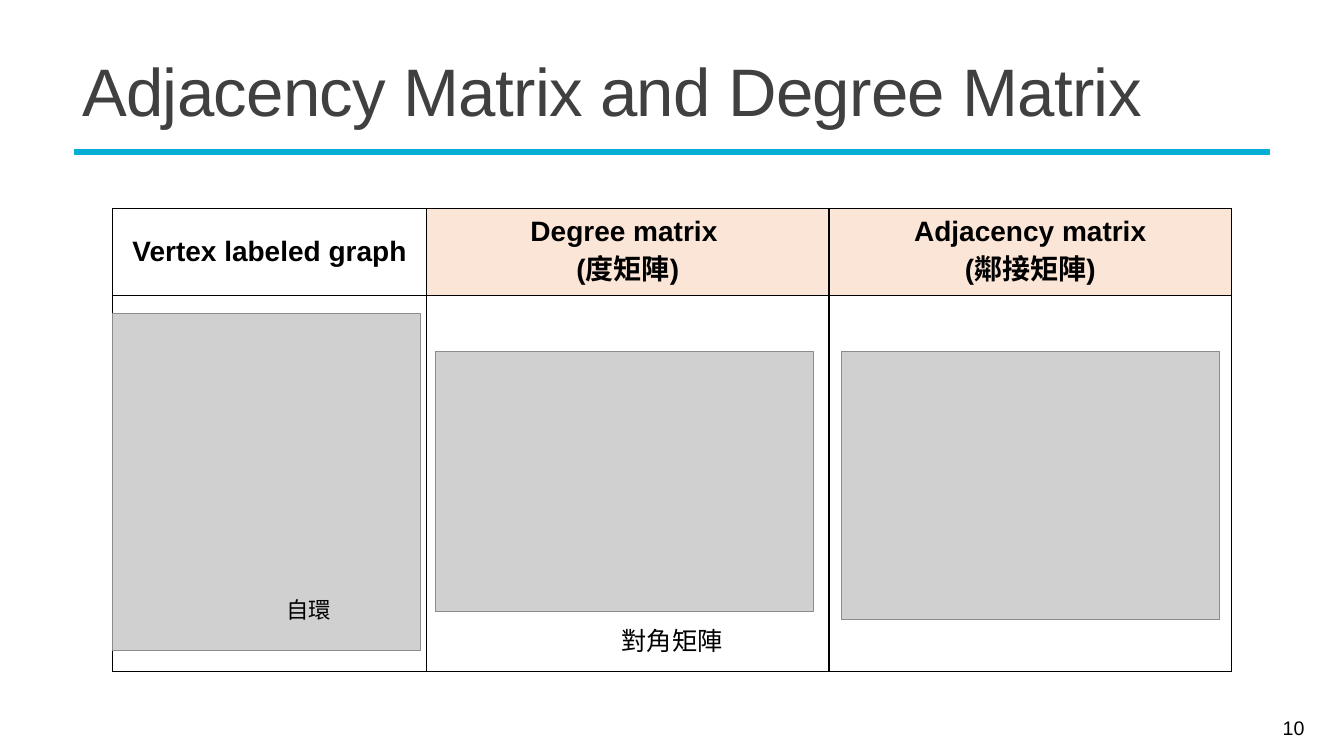
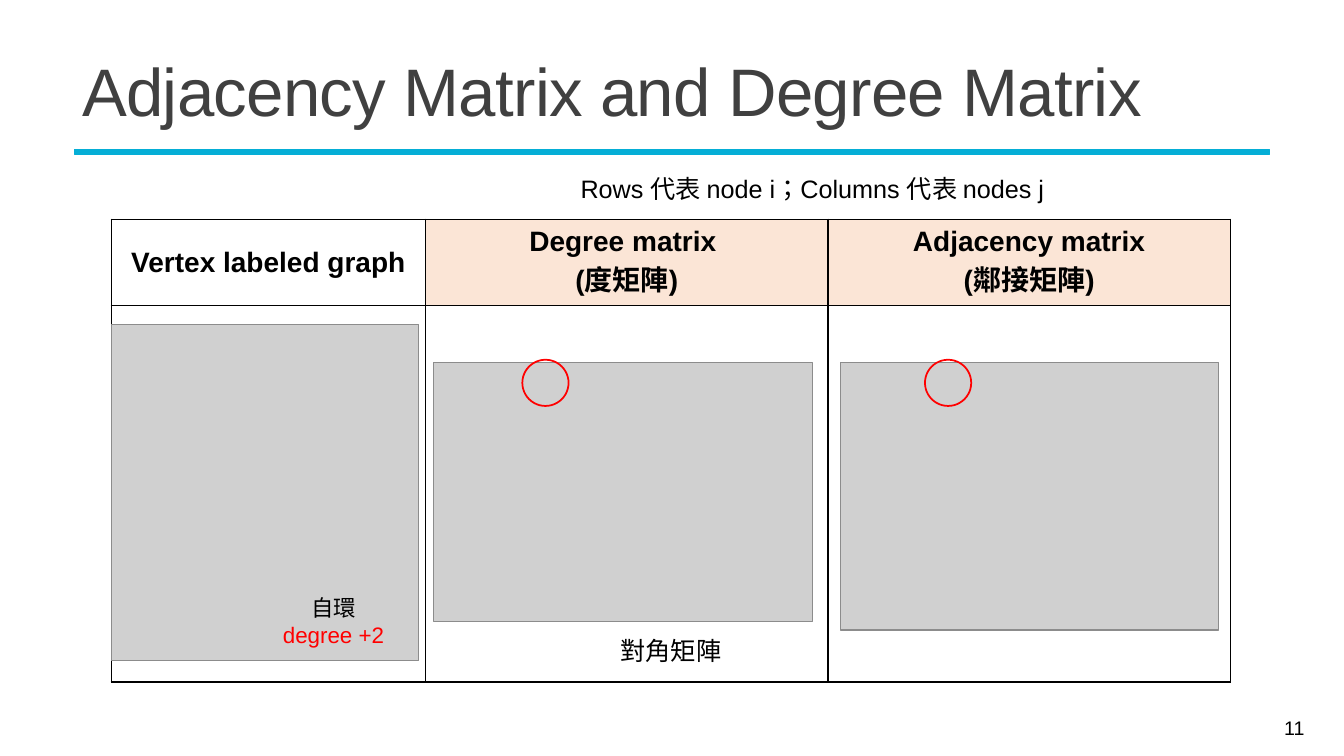
Before and after one commit to mcps5601/CGUDL_2025_fall, a slide deck: slide 11 of slides/w14_gnn_1203.pptx (slide 10 before the commit). Drawn at 1344x756 pixels with LibreOffice and Linux fonts; fonts in the diff are those of the drawing; grey boxes stand for pictures; background and template pictures are left out. Boxes give left, top, right and bottom in pixels: in the first picture for what was removed or moved away, otherwise in the second. Text is boxed around its words. In the diff, an @@ line names an element or a change of style, - is before the commit and + after.

```diff
--- a/slides/w14_gnn_1203.pptx
+++ b/slides/w14_gnn_1203.pptx
@@ text added at box(581, 176, 1044, 203), 18 pt, text #000000 @@
+Rows 代表 node i；Columns 代表 nodes j
@@ ellipse added at box(522, 360, 569, 406), outline #FF0000 1.25 pt @@
@@ ellipse added at box(926, 360, 972, 406), outline #FF0000 1.25 pt @@
@@ text at box(283, 626, 384, 648): paragraph added @@
+degree +2
@@ 3 pictures, 1 table, 1 text: place and size @@
-3 pictures, 1 table, 1 text at box(113, 209, 1232, 671)
+3 pictures, 1 table, 1 text at box(111, 219, 1230, 682)
@@ page number at box(1284, 721, 1304, 735): text changed @@
-10
+11
```
Also in this commit, not shown: 14 other slides changed, 4 slides added, 2 other files.
